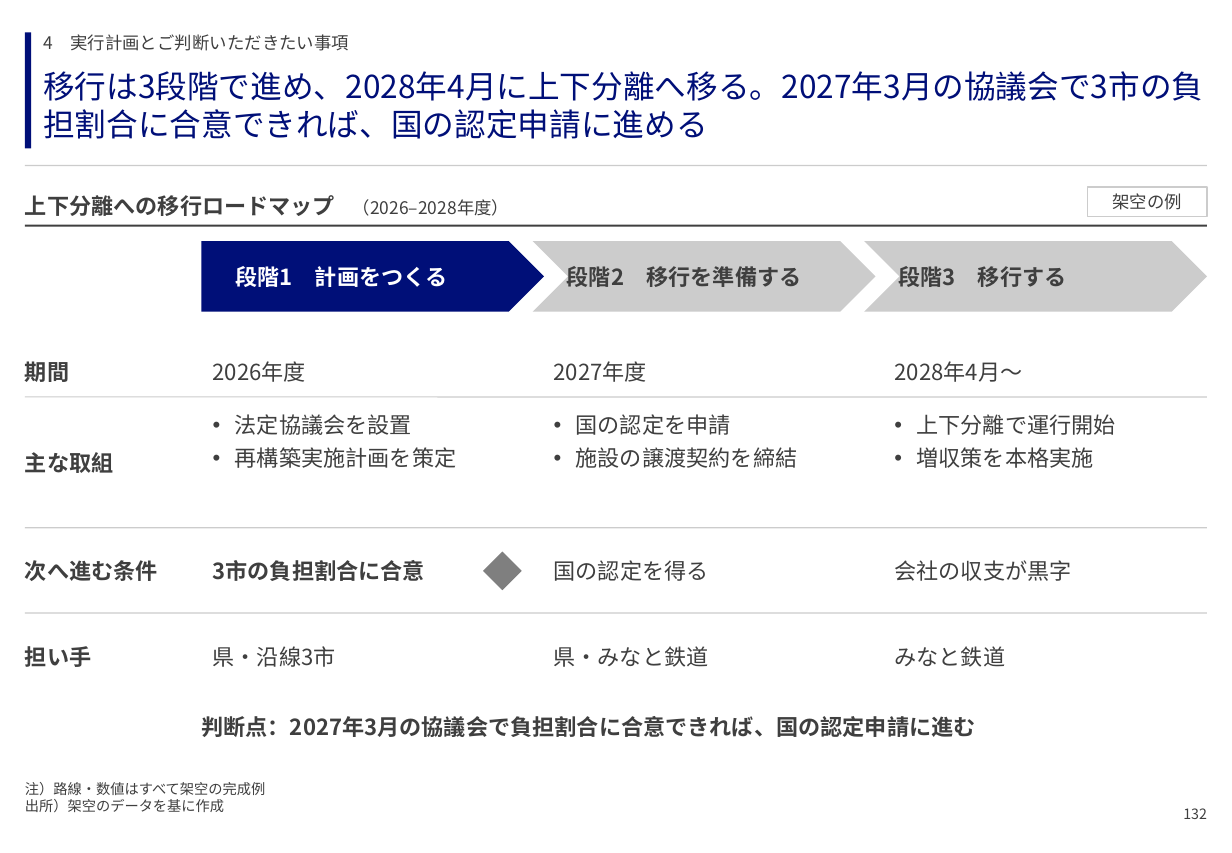
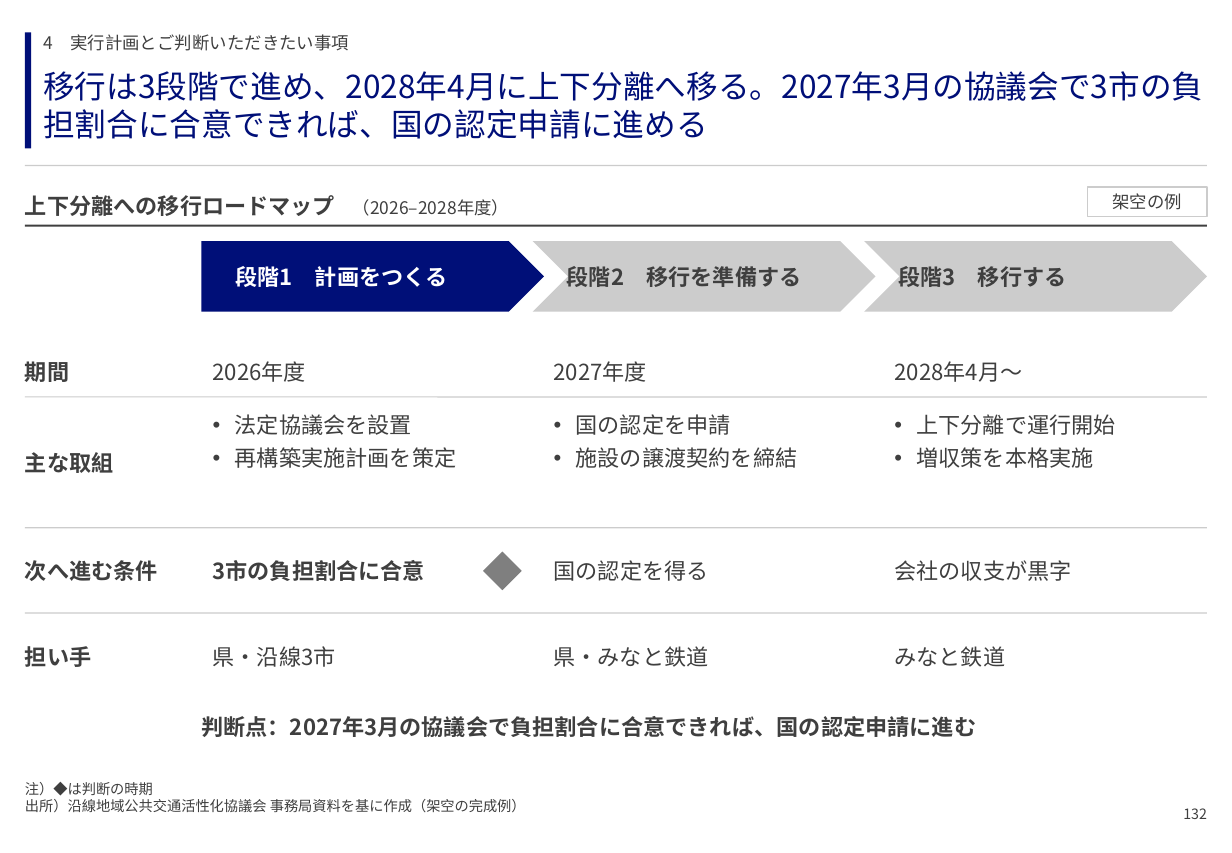
Before and after one commit to GontaHH/slide_builder, a slide deck: slide 134 of patterns/pattern-deck.pptx. Drawn at 1232x853 pixels with LibreOffice and Linux fonts; fonts in the diff are those of the drawing. Boxes give left, top, right and bottom in pixels: in the first picture for what was removed or moved away, otherwise in the second. Text is boxed around its words. In the diff, an @@ line names an element or a change of style, - is before the commit and + after.

```diff
--- a/patterns/pattern-deck.pptx
+++ b/patterns/pattern-deck.pptx
@@ text at box(25, 782, 526, 812): text changed @@
-注）路線・数値はすべて架空の完成例
-出所）架空のデータを基に作成
+注）◆は判断の時期
+出所）沿線地域公共交通活性化協議会 事務局資料を基に作成（架空の完成例）
```
Also in this commit, not shown: 15 other slides changed, 1 other file.
